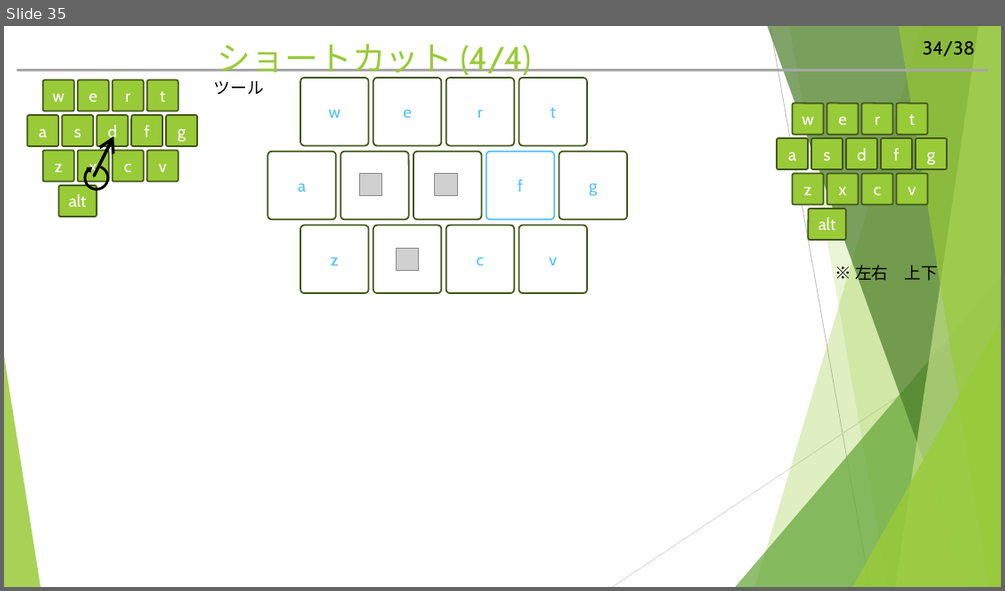
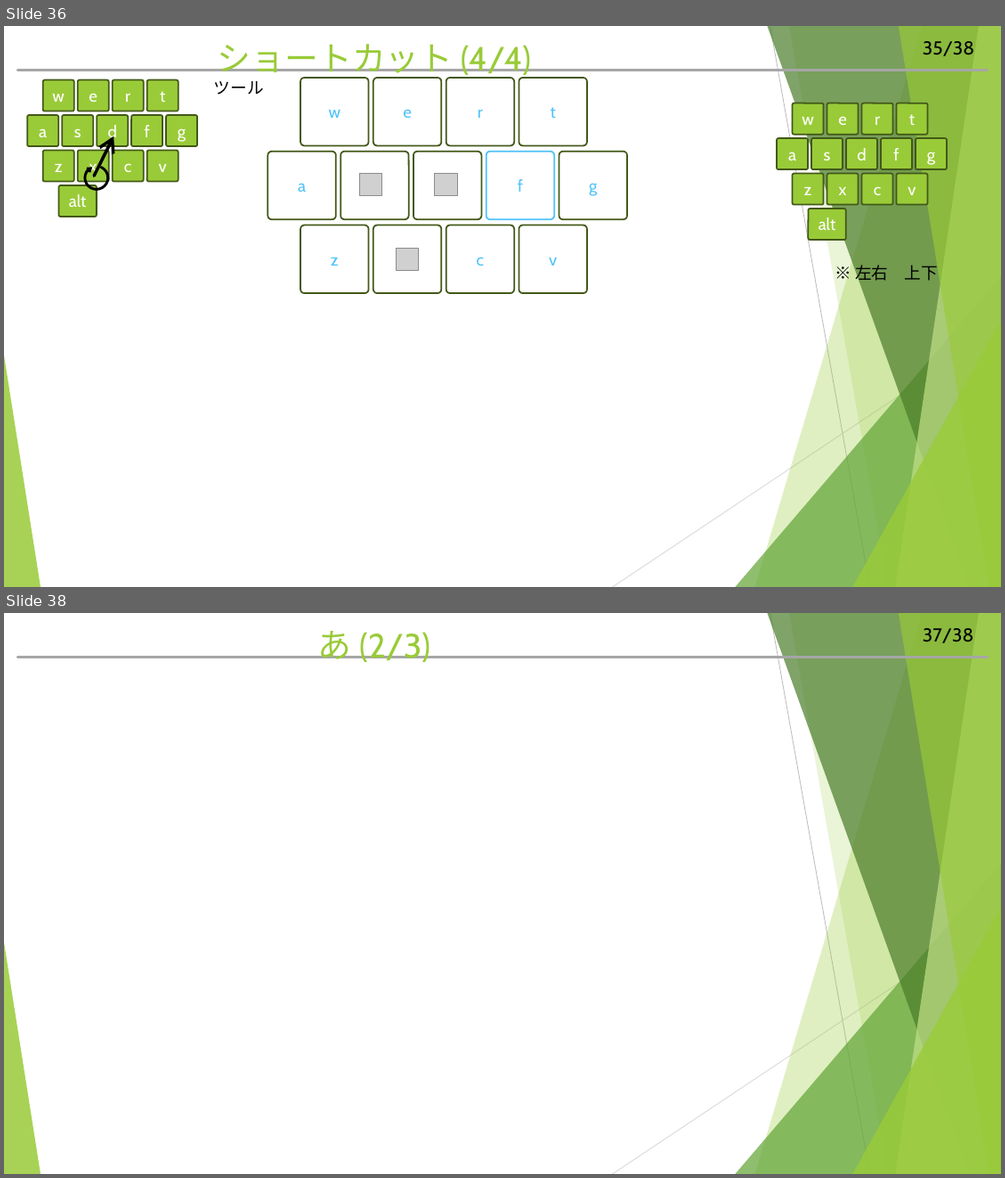
Before and after one commit to hitsuji-ga-u/pawapo, a slide deck: slide/customUI_debug.pptm. Shown one above the other, each under a label of ours: slide 35 before the commit, slides 36 and 38 after it; the slides between them are not shown. The pictures are 1005x591 and 1005x1178 pixels, drawn with LibreOffice and Linux fonts; fonts in the diff are those of the drawing; grey boxes stand for pictures. Boxes give left, top, right and bottom in pixels: in the first picture for what was removed or moved away, otherwise in the second. Text is boxed around its words. In the diff, an @@ line names an element or a change of style, - is before the commit and + after.

```diff
--- a/slide/customUI_debug.pptm
+++ b/slide/customUI_debug.pptm
@@ slide 38 added at [4, 613, 1001, 1174], background #FFFFFF; not listed: 12 template elements that a slide beside it also shows @@
@@ title added at [318, 631, 430, 662], 32.4 pt, text #99CB38 @@
+あ (2/3)
@@ what was slide 35 is now slide 36 @@
@@ page number at [922, 41, 974, 56]: text changed @@
-34/38
+35/38
```
Also in this commit, not shown: 4 slides changed, 3 other slides added, 2 slides removed, 2 other files.
